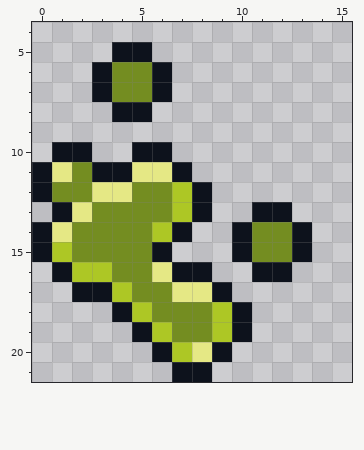
File history of a pixel-art sprite, lootplot.juice/assets/slot_visuals/sticky_slot_visual_final.png. Above, as it was before the edit.
The file is 22x22 pixels. Shown: x 0..15, y 4..21.
Once edited:
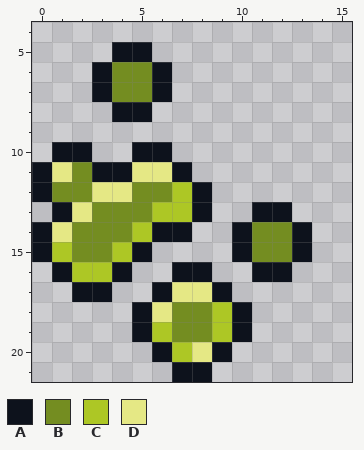
Palette (. is transparent): A #0d121c  B #748d21  C #adc725  D #e5e885
Change:
@@ x 2..8 @@
 12 BDDBBCA
-13 DBBBBCA
-14 BBBBCA.
-15 BBBBA..
-16 CCBBDAA
-17 AACBBDD
-18 ..ACBBB
+13 DBBBCCA
+14 BBBCAA.
+15 BBCA...
+16 CCA..AA
+17 AA..ADD
+18 ...ADBB
 19 ...ACBB
